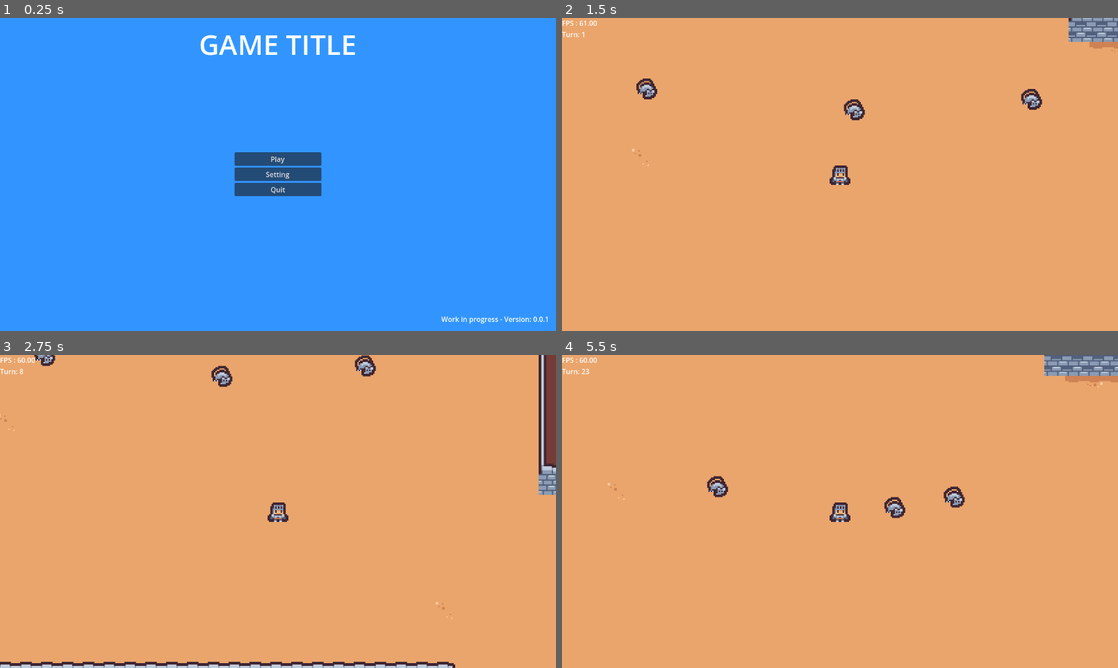
Above: before the commit, frames 1-4 (two rows, left to right).
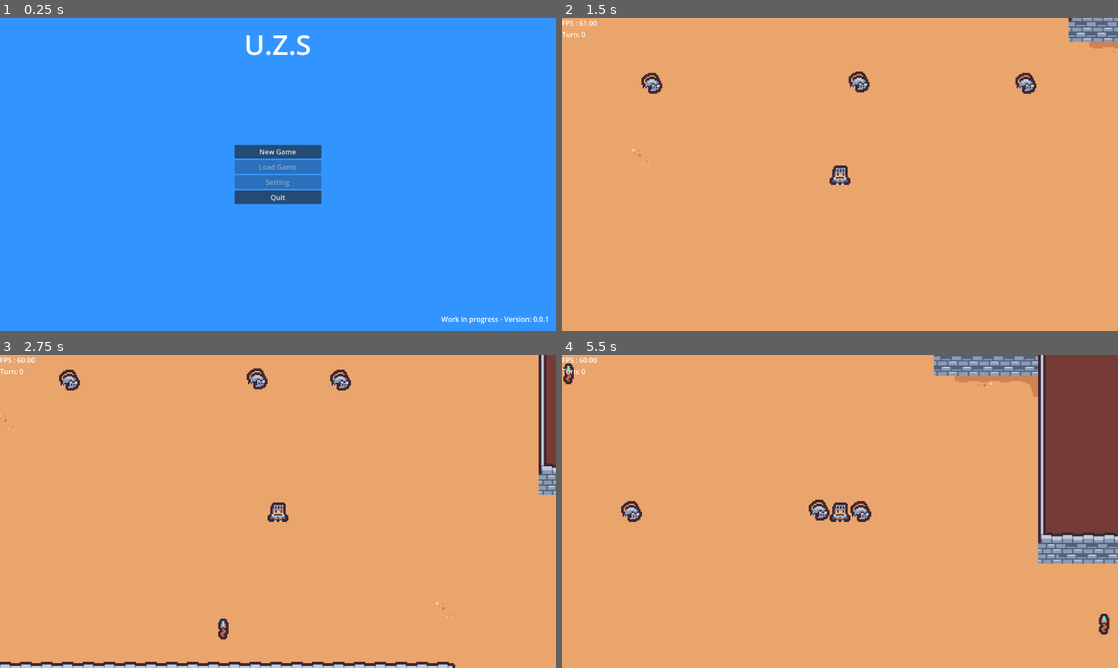
Above: after the commit, the same moments.

Repository: andarms/turn_base_tdb
Game: Godot game, scene res://src/screens/main_menu/main_menu.tscn
The game is run twice, just before and just after one commit, with the same random seed, the same clock (stepped at 60 frames per second) and the same inputs.
Inputs:
- Up to frame 1 (0.25 s): no input
- Up to frame 2 (1.5 s): click "Play" (after the commit: "New Game") at 0.5 s; tap Enter at 1.25 s; hold Right (right) from 1.28 s (still down)
- Up to frame 3 (2.75 s): release Right (right) at 2.03 s; hold Down (down) from 2.03 s (still down)
- Up to frame 4 (5.5 s): release Down (down) at 2.78 s; hold Right (right) 2.78-3.53 s; hold Up (up) 3.53-4.28 s; hold Left (left) from 4.28 s (still down)

The runs differ from the first frame. In frame 1, 3.3% of the frame differs, in the area x 36-64%, y 5-60%; in frame 2, 1.0%; in frame 3, 1.1%; in frame 4, 13%, in the area x 0-100%, y 0-90%.

Commit message:
enhance player movement

Diff:
--- a/project.godot
+++ b/project.godot
@@ -27,6 +27,8 @@
 window/size/viewport_width=1280
 window/size/viewport_height=720
 window/size/extend_to_title=true
+window/size/window_width_override=2560
+window/size/window_height_override=1440
 window/stretch/mode="viewport"
 
 [file_customization]
--- a/src/ai/actions/move_to_tile.gd
+++ b/src/ai/actions/move_to_tile.gd
@@ -2,7 +2,7 @@
 
 @export var direction: Vector2
 @export var body: CharacterBody2D
-@export var speed: float = 30.0
+@export var speed: float = 60.0
 
 var target: Vector2
 
--- a/src/ai/core/nodes/compound_action.gd
+++ b/src/ai/core/nodes/compound_action.gd
@@ -49,7 +49,6 @@
 
 func validate_action(action: Action, agent_state: Dictionary):
 	var valid = action.validate_execution() and action.validate_preconditions(agent_state)
-	print("validating %s %s" % [action, valid])
 	if valid:
 		action.apply_effects(agent_state)
 	return valid
--- /dev/null
+++ b/src/components/bullet/bullet.gd
@@ -0,0 +1,9 @@
+class_name Bullet extends Node2D
+
+@export var speed = 100
+@export var direction = Vector2(0, 0)
+
+
+func _process(delta):
+	var velocity = direction * speed * delta
+	position += velocity
--- /dev/null
+++ b/src/components/bullet/bullet.tscn
@@ -0,0 +1,28 @@
+[gd_scene load_steps=6 format=3 uid="uid://dwgl40a2yjoso"]
+
+[ext_resource type="Script" path="res://src/components/bullet/bullet.gd" id="1_7afhh"]
+[ext_resource type="Texture2D" uid="uid://cvq2ojfmxa1l7" path="res://assets/tiles/tilematiny_dungeon.png" id="2_x6b86"]
+[ext_resource type="Script" path="res://src/components/hitbox.gd" id="3_tvfgc"]
+[ext_resource type="Script" path="res://src/components/damage.gd" id="4_vi0dp"]
+
+[sub_resource type="RectangleShape2D" id="RectangleShape2D_mhq4y"]
+size = Vector2(16, 16)
+
+[node name="Bullet" type="Node2D"]
+script = ExtResource("1_7afhh")
+
+[node name="Sprite2D" type="Sprite2D" parent="."]
+texture = ExtResource("2_x6b86")
+region_enabled = true
+region_rect = Rect2(160, 160, 16, 16)
+
+[node name="HitBox" type="Area2D" parent="." node_paths=PackedStringArray("damage")]
+script = ExtResource("3_tvfgc")
+damage = NodePath("Damage")
+
+[node name="Damage" type="Node" parent="HitBox"]
+script = ExtResource("4_vi0dp")
+amount = 20
+
+[node name="CollisionShape2D" type="CollisionShape2D" parent="HitBox"]
+shape = SubResource("RectangleShape2D_mhq4y")
--- /dev/null
+++ b/src/components/bullet/bullet_spawner.gd
@@ -0,0 +1,24 @@
+class_name BulletSpawner extends Node2D
+
+@export var bullet: PackedScene
+@export var bullet_direction: Vector2
+@export_range(0.1, 2) var cooldown: float = 1
+
+var timer : Timer
+
+func _ready() -> void:
+	timer = Timer.new()
+	timer.set_wait_time(cooldown)
+	timer.set_one_shot(true)
+	timer.timeout.connect(spawn_bullet)
+	add_child(timer)
+	timer.start()
+
+
+func spawn_bullet() -> void:
+	var direction =  WorldState.player_position -global_position
+	var bullet_instance: Bullet = bullet.instantiate()
+	bullet_instance.direction = direction.normalized()
+	bullet_instance.position = position
+	add_child(bullet_instance)
+	timer.start()
--- a/src/entities/player/player_movement.gd
+++ b/src/entities/player/player_movement.gd
@@ -1,7 +1,7 @@
 class_name PlayerMovement extends Node2D
 
 @export var map: TileMap
-@export var speed: float = 60
+@export var speed: float = 100
 @export var body: CharacterBody2D
 @export var ray: RayCast2D
 
@@ -14,15 +14,11 @@
 		return
 	if is_moving:
 		return
-
-	if Input.is_action_pressed("up"):
-		move(Vector2(0, -1))
-	elif Input.is_action_pressed("down"):
-		move(Vector2(0, 1))
-	elif Input.is_action_pressed("left"):
-		move(Vector2(-1, 0))
-	elif Input.is_action_pressed("right"):
-		move(Vector2(1, 0))
+	var input_direction = Input.get_vector("left", "right", "up", "down")
+	var x = 1 if input_direction.x > 0 else -1 if input_direction.x < 0 else 0
+	var y = 1 if input_direction.y > 0 else -1 if input_direction.y < 0 else 0
+	if input_direction.length() > 0:
+		move(Vector2(x, y))
 
 
 func _physics_process(delta: float) -> void:
--- a/src/managers/turn_manager.gd
+++ b/src/managers/turn_manager.gd
@@ -5,11 +5,11 @@
 var turn_timer = Timer.new()
 
 
-func _ready() -> void:
-	next_turn.connect(_on_next_turn)
-	add_child(turn_timer)
-	turn_timer.set_wait_time(0.5)
-	turn_timer.timeout.connect(emit_next_turn)
+# func _ready() -> void:
+# 	next_turn.connect(_on_next_turn)
+# 	add_child(turn_timer)
+# 	turn_timer.set_wait_time(0.5)
+# 	turn_timer.timeout.connect(emit_next_turn)
 
 
 func _on_next_turn() -> void:
--- a/src/screens/main_menu/main_menu.tscn
+++ b/src/screens/main_menu/main_menu.tscn
@@ -38,7 +38,7 @@
 size_flags_horizontal = 4
 size_flags_vertical = 0
 theme_override_font_sizes/font_size = 64
-text = "GAME TITLE"
+text = "U.Z.S"
 
 [node name="Version" type="Label" parent="MarginContainer"]
 layout_mode = 2
@@ -52,17 +52,24 @@
 size_flags_horizontal = 4
 size_flags_vertical = 4
 
-[node name="PlayButton" type="Button" parent="MarginContainer/VBoxContainer"]
+[node name="NewGameButton" type="Button" parent="MarginContainer/VBoxContainer"]
 layout_mode = 2
-text = "Play"
+text = "New Game"
+
+[node name="LoadButton" type="Button" parent="MarginContainer/VBoxContainer"]
+layout_mode = 2
+disabled = true
+text = "Load Game"
 
 [node name="SettingsButton" type="Button" parent="MarginContainer/VBoxContainer"]
 layout_mode = 2
+disabled = true
 text = "Setting"
 
 [node name="QuitButton" type="Button" parent="MarginContainer/VBoxContainer"]
 layout_mode = 2
 text = "Quit"
 
-[connection signal="pressed" from="MarginContainer/VBoxContainer/PlayButton" to="." method="_on_play_button_pressed"]
+[connection signal="pressed" from="MarginContainer/VBoxContainer/NewGameButton" to="." method="_on_play_button_pressed"]
+[connection signal="pressed" from="MarginContainer/VBoxContainer/LoadButton" to="." method="_on_play_button_pressed"]
 [connection signal="pressed" from="MarginContainer/VBoxContainer/QuitButton" to="." method="_on_quit_button_pressed"]
--- a/src/screens/play/play.tscn
+++ b/src/screens/play/play.tscn
@@ -8,6 +8,8 @@
 [ext_resource type="Script" path="res://src/components/damage.gd" id="5_fo6ru"]
 [ext_resource type="Script" path="res://src/components/hitbox.gd" id="5_o6aha"]
 [ext_resource type="PackedScene" uid="uid://do0d53gt66oah" path="res://src/entities/enemies/enemy.tscn" id="6_5808j"]
+[ext_resource type="PackedScene" uid="uid://dwgl40a2yjoso" path="res://src/components/bullet/bullet.tscn" id="9_4q3cs"]
+[ext_resource type="Script" path="res://src/components/bullet/bullet_spawner.gd" id="9_35a1t"]
 
 [sub_resource type="RectangleShape2D" id="RectangleShape2D_qpiij"]
 size = Vector2(16, 16)
@@ -55,9 +57,15 @@
 position = Vector2(-56, 24)
 
 [node name="Enemy2" parent="." instance=ExtResource("6_5808j")]
-position = Vector2(112, 40)
+position = Vector2(120, 23)
 
 [node name="Enemy3" parent="." instance=ExtResource("6_5808j")]
-position = Vector2(248, 32)
+position = Vector2(248, 24)
+
+[node name="BulletSpawner" type="Node2D" parent="."]
+position = Vector2(80, 168)
+script = ExtResource("9_35a1t")
+bullet = ExtResource("9_4q3cs")
+bullet_direction = Vector2(2.08165e-12, -1)
 
 [editable path="Player"]
Empty file added: src/managers/game_manager.gd
Not shown: 1 places in src/screens/play/play.tscn that only renumber resources
